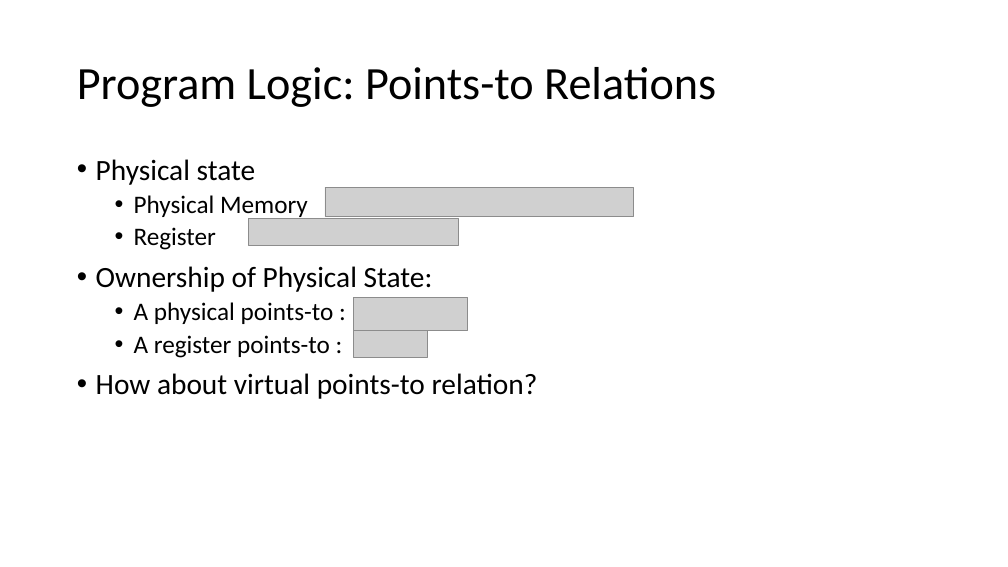
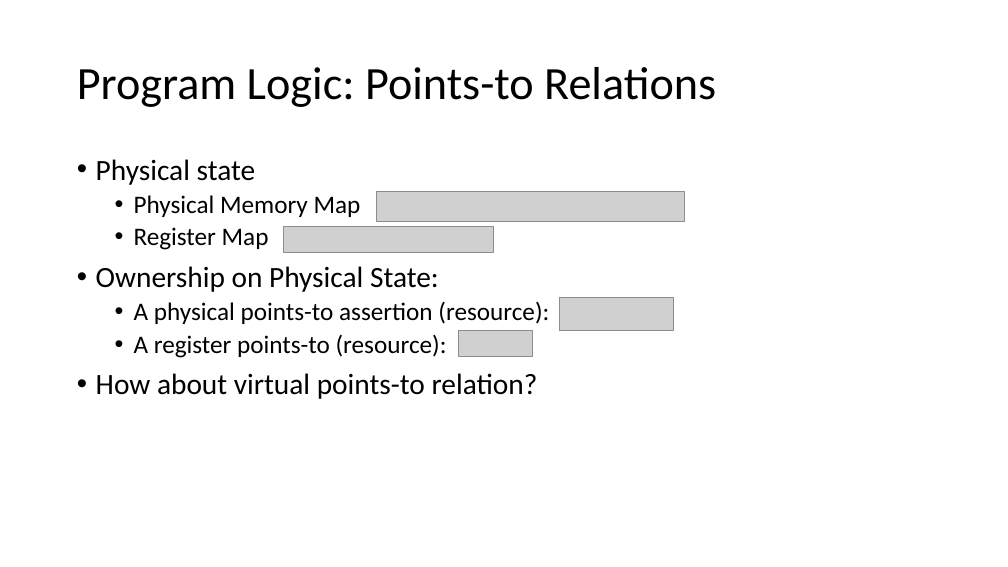
Before and after one commit to Contingent-Systems/vkern_paper, a slide deck: slide 8 of loca_virt_draft.pptx. Drawn at 1008x567 pixels with LibreOffice and Linux fonts; fonts in the diff are those of the drawing; grey boxes stand for pictures. Boxes give left, top, right and bottom in pixels: in the first picture for what was removed or moved away, otherwise in the second. Text is boxed around its words. In the diff, an @@ line names an element or a change of style, - is before the commit and + after.

```diff
--- a/loca_virt_draft.pptx
+++ b/loca_virt_draft.pptx
@@ text at box(96, 195, 549, 358): text changed @@
-  • Physical Memory
-  • Register
-• Ownership of Physical State:
-  • A physical points-to :
-  • A register points-to :
+  • Physical Memory Map
+  • Register Map
+• Ownership on Physical State:
+  • A physical points-to assertion (resource):
+  • A register points-to (resource):
@@ picture: place and size @@
-picture at box(325, 188, 634, 217)
+picture at box(376, 191, 684, 221)
@@ picture: place and size @@
-picture at box(248, 219, 458, 245)
+picture at box(284, 227, 494, 253)
@@ picture: place and size @@
-picture at box(353, 297, 467, 330)
+picture at box(559, 297, 673, 330)
@@ picture: place and size @@
-picture at box(353, 331, 428, 358)
+picture at box(458, 330, 533, 357)
```
Also in this commit, not shown: 7 other slides changed.
